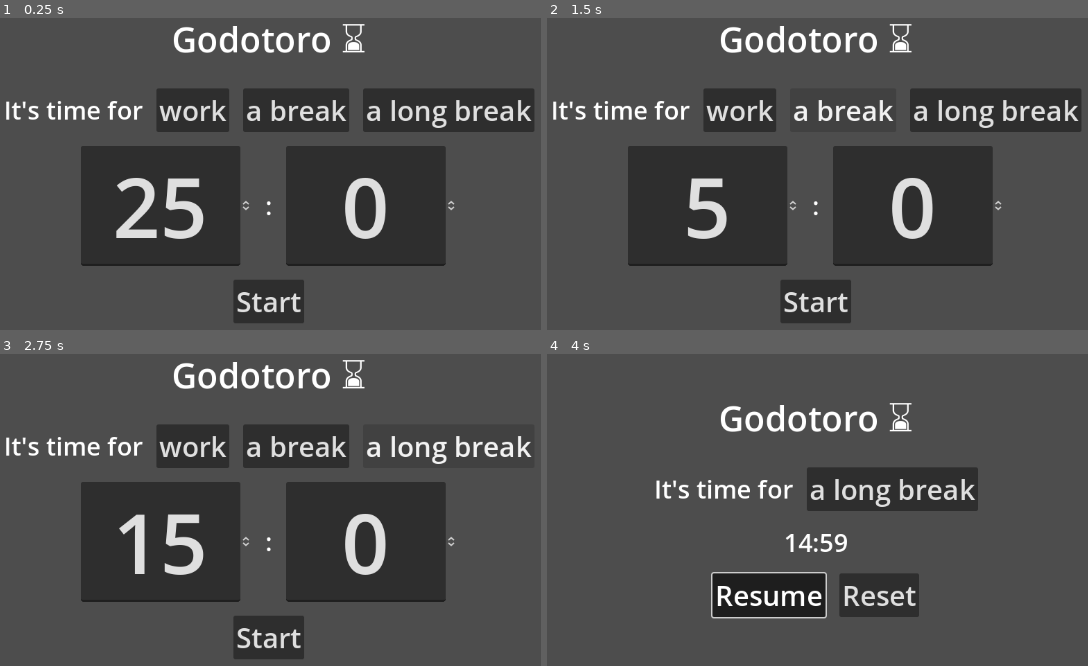
Above: before the commit, frames 1-4 (two rows, left to right).
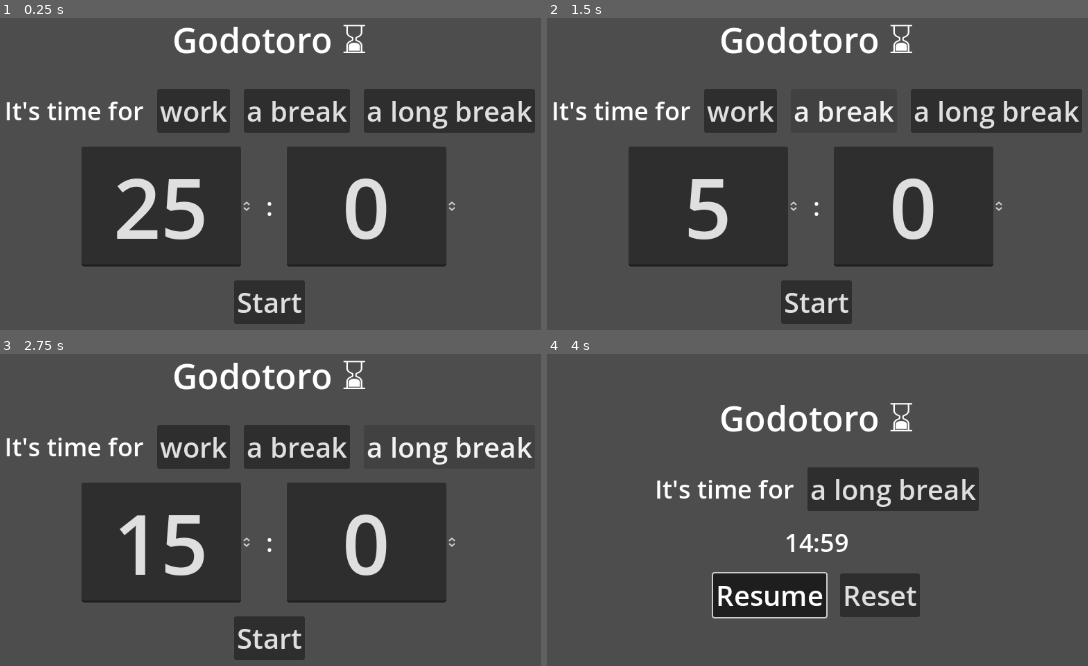
Above: after the commit, the same moments.

Repository: philnewberryls/godotoro
Game: Godot game, scene res://main.tscn
The game is run twice, just before and just after one commit, with the same random seed, the same clock (stepped at 60 frames per second) and the same inputs.
Inputs:
- Up to frame 1 (0.25 s): no input
- Up to frame 2 (1.5 s): click "work" at 0.5 s; click "a break" at 1.25 s
- Up to frame 3 (2.75 s): click "a long break" at 2 s
- Up to frame 4 (4 s): click "Start" at 2.75 s; click "Pause" at 3.5 s

The runs differ from the first frame. In frame 1, 4.0% of the frame differs, in the area x 1-99%, y 1-98%; in frame 2, 3.7%; in frame 3, 3.8%; in frame 4, 2.4%.

Commit message:
Changing structure so the interface works in isolation before moving onto settings and the like

Diff:
--- a/main.gd
+++ /dev/null
@@ -1,40 +0,0 @@
-extends Node
-
-@export var timer_interface: TimerInterface
-@export var active_timer: Timer
-@export var audio_player: AudioStreamPlayer
-
-
-func _ready():
-	timer_interface.new_timer_start_requested.connect(_start_timer)
-	timer_interface.timer_pause_requested.connect(_pause_timer)
-	timer_interface.timer_resume_requested.connect(_resume_timer)
-	timer_interface.timer_reset_requested.connect(_reset_timer)
-	timer_interface.reset_setup_fields()
-
-
-func _process(_delta):
-	if not active_timer.is_stopped():
-		timer_interface.update_timer_display(active_timer.time_left)
-
-
-func _on_active_timer_timeout():
-	audio_player.play(0.0)
-	timer_interface.announce_timer_finished()
-
-
-func _start_timer(mins: int, secs: int):
-	var time_to_run_in_seconds: int = (mins * 60) + secs
-	active_timer.start(time_to_run_in_seconds)
-
-
-func _pause_timer():
-	active_timer.paused = true
-
-
-func _resume_timer():
-	active_timer.paused = false
-
-
-func _reset_timer():
-	active_timer.stop()
--- a/main.tscn
+++ b/main.tscn
@@ -1,28 +1,7 @@
-[gd_scene load_steps=5 format=3 uid="uid://bnev4unm2korg"]
+[gd_scene load_steps=2 format=3 uid="uid://bnev4unm2korg"]
 
 [ext_resource type="PackedScene" uid="uid://2vnv4xunc3cg" path="res://timer_interface/timer_interface.tscn" id="1_7e28v"]
-[ext_resource type="Script" path="res://main.gd" id="1_cjkyw"]
-[ext_resource type="AudioStream" uid="uid://cllsbeklaabnb" path="res://timer_interface/audio/131348__kaonaya__bell-at-daitokuji-templekyoto.wav" id="2_r1qil"]
 
-[sub_resource type="GDScript" id="GDScript_gwbyo"]
-script/source = "extends AudioStreamPlayer
-
-
-"
-
-[node name="main" type="Node" node_paths=PackedStringArray("timer_interface", "active_timer", "audio_player")]
-script = ExtResource("1_cjkyw")
-timer_interface = NodePath("TimerInterface")
-active_timer = NodePath("ActiveTimer")
-audio_player = NodePath("AudioPlayer")
+[node name="main" type="Node"]
 
 [node name="TimerInterface" parent="." instance=ExtResource("1_7e28v")]
-
-[node name="ActiveTimer" type="Timer" parent="."]
-one_shot = true
-
-[node name="AudioPlayer" type="AudioStreamPlayer" parent="."]
-stream = ExtResource("2_r1qil")
-script = SubResource("GDScript_gwbyo")
-
-[connection signal="timeout" from="ActiveTimer" to="." method="_on_active_timer_timeout"]
--- /dev/null
+++ b/timer_interface/gui.gd
@@ -0,0 +1,123 @@
+extends CenterContainer
+class_name TimerInterfaceGUI
+
+
+enum button_display_states{
+	TIMER_READY,
+	TIMER_IN_PROGRESS
+}
+
+enum mode_states{
+	WORK,
+	SHORT_BREAK,
+	LONG_BREAK
+}
+
+signal new_timer_start_requested()
+signal timer_pause_requested()
+signal timer_resume_requested()
+signal timer_reset_requested()
+signal mode_change_requested()
+
+@export var timer_stopped_buttons: HBoxContainer
+@export var timer_in_progress_buttons: HBoxContainer
+@export var timer_setup_fields: HBoxContainer
+@export var timer_setup_minutes: SpinBox
+@export var timer_setup_seconds: SpinBox
+@export var timer_display: Label
+
+var default_work_time_seconds: int = 60 * 25
+var default_short_break_time_seconds: int = 60 * 5
+var default_long_break_seconds: int = 60 * 15
+var current_mode: mode_states = mode_states.WORK
+
+
+func _ready():
+	for mode_button in get_tree().get_nodes_in_group("mode_buttons"):
+		mode_button.mode_change_requested.connect(_on_mode_button_mode_change_requested)
+
+
+func _on_start_button_button_up():
+	new_timer_start_requested.emit(timer_setup_minutes.value, timer_setup_seconds.value)
+	_switch_displayed_buttons(button_display_states.TIMER_IN_PROGRESS)
+
+
+func _on_pause_resume_button_timer_pause_requested():
+	timer_pause_requested.emit()
+
+
+func _on_pause_resume_button_timer_resume_requested():
+	timer_resume_requested.emit()
+
+
+func _on_reset_timer_button_button_up():
+	timer_reset_requested.emit()
+	_switch_displayed_buttons(button_display_states.TIMER_READY)
+	reset_setup_fields()
+
+
+func _on_mode_button_mode_change_requested(mode_name: String):
+	mode_change_requested.emit(mode_name)
+	if mode_name.to_lower().contains("work"):
+		current_mode = mode_states.WORK
+	elif mode_name.to_lower().contains("short"):
+		current_mode = mode_states.SHORT_BREAK
+	elif mode_name.to_lower().contains("long"):
+		current_mode = mode_states.LONG_BREAK
+	else:
+		printerr("Invalid mode name given!")
+	reset_setup_fields()
+
+
+func _convert_float_to_clock_display(time_to_convert: float) -> String:
+	var seconds_total: int = floor(time_to_convert)
+	var minutes_left: int = floor(seconds_total / 60)
+	var seconds_left: int = int(seconds_total) - (minutes_left * 60)
+	var minutes_string: String = str(minutes_left)
+	var seconds_string: String = str("%0*d" % [2, seconds_left]) # Adds extra 0 if less than 10
+	var result: String = str(minutes_string + ":" + seconds_string)
+	return result
+
+
+func _switch_displayed_buttons(state_to_switch_to: button_display_states):
+	match state_to_switch_to:
+		button_display_states.TIMER_READY:
+			timer_in_progress_buttons.hide()
+			timer_display.hide()
+			timer_stopped_buttons.show()
+			timer_setup_fields.show()
+			get_tree().call_group("mode_buttons", "show")
+		button_display_states.TIMER_IN_PROGRESS:
+			timer_stopped_buttons.hide()
+			timer_setup_fields.hide()
+			timer_in_progress_buttons.show()
+			timer_display.show()
+			get_tree().call_group("mode_buttons", "hide_if_inactive")
+
+		_:
+			printerr("Invalid state switch request given!")
+
+
+
+func update_setup_fields(time_total_in_seconds: float):
+	var time_total: int = floor(time_total_in_seconds)
+	timer_setup_minutes.value = time_total / 60
+	timer_setup_seconds.value = time_total - (timer_setup_minutes.value * 60)
+
+
+func update_timer_display(time_left: float):
+	var time_to_display = _convert_float_to_clock_display(time_left)
+	timer_display.text = time_to_display
+
+
+func announce_timer_finished():
+	pass
+
+func reset_setup_fields():
+	match current_mode:
+		mode_states.WORK:
+			update_setup_fields(default_work_time_seconds)
+		mode_states.SHORT_BREAK:
+			update_setup_fields(default_short_break_time_seconds)
+		mode_states.LONG_BREAK:
+			update_setup_fields(default_long_break_seconds)
--- a/timer_interface/timer_interface.gd
+++ b/timer_interface/timer_interface.gd
@@ -1,123 +1,40 @@
-extends CenterContainer
-class_name TimerInterface
+extends Node
 
-
-enum button_display_states{
-	TIMER_READY,
-	TIMER_IN_PROGRESS
-}
-
-enum mode_states{
-	WORK,
-	SHORT_BREAK,
-	LONG_BREAK
-}
-
-signal new_timer_start_requested()
-signal timer_pause_requested()
-signal timer_resume_requested()
-signal timer_reset_requested()
-signal mode_change_requested()
-
-@export var timer_stopped_buttons: HBoxContainer
-@export var timer_in_progress_buttons: HBoxContainer
-@export var timer_setup_fields: HBoxContainer
-@export var timer_setup_minutes: SpinBox
-@export var timer_setup_seconds: SpinBox
-@export var timer_display: Label
-
-var default_work_time_seconds: int = 60 * 25
-var default_short_break_time_seconds: int = 60 * 5
-var default_long_break_seconds: int = 60 * 15
-var current_mode: mode_states = mode_states.WORK
+@export var gui: TimerInterfaceGUI
+@export var active_timer: Timer
+@export var audio_player: AudioStreamPlayer
 
 
 func _ready():
-	for mode_button in get_tree().get_nodes_in_group("mode_buttons"):
-		mode_button.mode_change_requested.connect(_on_mode_button_mode_change_requested)
+	gui.new_timer_start_requested.connect(_start_timer)
+	gui.timer_pause_requested.connect(_pause_timer)
+	gui.timer_resume_requested.connect(_resume_timer)
+	gui.timer_reset_requested.connect(_reset_timer)
+	gui.reset_setup_fields()
 
 
-func _on_start_button_button_up():
-	new_timer_start_requested.emit(timer_setup_minutes.value, timer_setup_seconds.value)
-	_switch_displayed_buttons(button_display_states.TIMER_IN_PROGRESS)
+func _process(_delta):
+	if not active_timer.is_stopped():
+		gui.update_timer_display(active_timer.time_left)
 
 
-func _on_pause_resume_button_timer_pause_requested():
-	timer_pause_requested.emit()
+func _on_active_timer_timeout():
+	audio_player.play(0.0)
+	gui.announce_timer_finished()
 
 
-func _on_pause_resume_button_timer_resume_requested():
-	timer_resume_requested.emit()
+func _start_timer(mins: int, secs: int):
+	var time_to_run_in_seconds: int = (mins * 60) + secs
+	active_timer.start(time_to_run_in_seconds)
 
 
-func _on_reset_timer_button_button_up():
-	timer_reset_requested.emit()
-	_switch_displayed_buttons(button_display_states.TIMER_READY)
-	reset_setup_fields()
+func _pause_timer():
+	active_timer.paused = true
 
 
-func _on_mode_button_mode_change_requested(mode_name: String):
-	mode_change_requested.emit(mode_name)
-	if mode_name.to_lower().contains("work"):
-		current_mode = mode_states.WORK
-	elif mode_name.to_lower().contains("short"):
-		current_mode = mode_states.SHORT_BREAK
-	elif mode_name.to_lower().contains("long"):
-		current_mode = mode_states.LONG_BREAK
-	else:
-		printerr("Invalid mode name given!")
-	reset_setup_fields()
+func _resume_timer():
+	active_timer.paused = false
 
 
-func _convert_float_to_clock_display(time_to_convert: float) -> String:
-	var seconds_total: int = floor(time_to_convert)
-	var minutes_left: int = floor(seconds_total / 60)
-	var seconds_left: int = int(seconds_total) - (minutes_left * 60)
-	var minutes_string: String = str(minutes_left)
-	var seconds_string: String = str("%0*d" % [2, seconds_left]) # Adds extra 0 if less than 10
-	var result: String = str(minutes_string + ":" + seconds_string)
-	return result
-
-
-func _switch_displayed_buttons(state_to_switch_to: button_display_states):
-	match state_to_switch_to:
-		button_display_states.TIMER_READY:
-			timer_in_progress_buttons.hide()
-			timer_display.hide()
-			timer_stopped_buttons.show()
-			timer_setup_fields.show()
-			get_tree().call_group("mode_buttons", "show")
-		button_display_states.TIMER_IN_PROGRESS:
-			timer_stopped_buttons.hide()
-			timer_setup_fields.hide()
-			timer_in_progress_buttons.show()
-			timer_display.show()
-			get_tree().call_group("mode_buttons", "hide_if_inactive")
-
-		_:
-			printerr("Invalid state switch request given!")
-
-
-
-func update_setup_fields(time_total_in_seconds: float):
-	var time_total: int = floor(time_total_in_seconds)
-	timer_setup_minutes.value = time_total / 60
-	timer_setup_seconds.value = time_total - (timer_setup_minutes.value * 60)
-
-
-func update_timer_display(time_left: float):
-	var time_to_display = _convert_float_to_clock_display(time_left)
-	timer_display.text = time_to_display
-
-
-func announce_timer_finished():
-	pass
-
-func reset_setup_fields():
-	match current_mode:
-		mode_states.WORK:
-			update_setup_fields(default_work_time_seconds)
-		mode_states.SHORT_BREAK:
-			update_setup_fields(default_short_break_time_seconds)
-		mode_states.LONG_BREAK:
-			update_setup_fields(default_long_break_seconds)
+func _reset_timer():
+	active_timer.stop()
--- a/timer_interface/timer_interface.tscn
+++ b/timer_interface/timer_interface.tscn
@@ -1,18 +1,50 @@
-[gd_scene load_steps=5 format=3 uid="uid://2vnv4xunc3cg"]
+[gd_scene load_steps=8 format=3 uid="uid://2vnv4xunc3cg"]
 
 [ext_resource type="Theme" uid="uid://bvecnc26kw5cj" path="res://timer_interface/timer_interface_theme.tres" id="1_kawb5"]
 [ext_resource type="Script" path="res://timer_interface/timer_interface.gd" id="2_2vjti"]
+[ext_resource type="Script" path="res://timer_interface/gui.gd" id="2_kbg0o"]
 [ext_resource type="Script" path="res://timer_interface/ModeButton.gd" id="3_2xlqj"]
 [ext_resource type="Script" path="res://timer_interface/PauseResumeButton.gd" id="3_autak"]
+[ext_resource type="AudioStream" uid="uid://cllsbeklaabnb" path="res://timer_interface/audio/131348__kaonaya__bell-at-daitokuji-templekyoto.wav" id="5_gc1de"]
 
-[node name="TimerInterface" type="CenterContainer" node_paths=PackedStringArray("timer_stopped_buttons", "timer_in_progress_buttons", "timer_setup_fields", "timer_setup_minutes", "timer_setup_seconds", "timer_display")]
+[sub_resource type="GDScript" id="GDScript_78x87"]
+script/source = "extends AudioStreamPlayer
+
+
+"
+
+[node name="TimerInterface" type="Control" node_paths=PackedStringArray("gui", "active_timer", "audio_player")]
+layout_mode = 3
 anchors_preset = 15
 anchor_right = 1.0
 anchor_bottom = 1.0
 grow_horizontal = 2
 grow_vertical = 2
+script = ExtResource("2_2vjti")
+gui = NodePath("GUI")
+active_timer = NodePath("ActiveTimer")
+audio_player = NodePath("AudioPlayer")
+
+[node name="ActiveTimer" type="Timer" parent="."]
+one_shot = true
+
+[node name="AudioPlayer" type="AudioStreamPlayer" parent="."]
+stream = ExtResource("5_gc1de")
+script = SubResource("GDScript_78x87")
+
+[node name="GUI" type="CenterContainer" parent="." node_paths=PackedStringArray("timer_stopped_buttons", "timer_in_progress_buttons", "timer_setup_fields", "timer_setup_minutes", "timer_setup_seconds", "timer_display")]
+layout_mode = 1
+anchors_preset = 15
+anchor_right = 1.0
+anchor_bottom = 1.0
+offset_left = -348.5
+offset_top = -202.5
+offset_right = 348.5
+offset_bottom = 202.5
+grow_horizontal = 2
+grow_vertical = 2
 theme = ExtResource("1_kawb5")
-script = ExtResource("2_2vjti")
+script = ExtResource("2_kbg0o")
 timer_stopped_buttons = NodePath("VBoxContainer/ReadyButtons")
 timer_in_progress_buttons = NodePath("VBoxContainer/InProgressButtons")
 timer_setup_fields = NodePath("VBoxContainer/TimerSetupFields")
@@ -20,24 +52,24 @@
 timer_setup_seconds = NodePath("VBoxContainer/TimerSetupFields/Seconds")
 timer_display = NodePath("VBoxContainer/InProgressTimeDisplay")
 
-[node name="VBoxContainer" type="VBoxContainer" parent="."]
+[node name="VBoxContainer" type="VBoxContainer" parent="GUI"]
 layout_mode = 2
 
-[node name="Header" type="Label" parent="VBoxContainer"]
+[node name="Header" type="Label" parent="GUI/VBoxContainer"]
 layout_mode = 2
 theme_type_variation = &"HeaderLarge"
 text = "Godotoro ⌛"
 horizontal_alignment = 1
 
-[node name="ModeButtons" type="HBoxContainer" parent="VBoxContainer"]
+[node name="ModeButtons" type="HBoxContainer" parent="GUI/VBoxContainer"]
 layout_mode = 2
 alignment = 1
 
-[node name="Label" type="Label" parent="VBoxContainer/ModeButtons"]
+[node name="Label" type="Label" parent="GUI/VBoxContainer/ModeButtons"]
 layout_mode = 2
 text = "It's time for"
 
-[node name="WorkModeButton" type="Button" parent="VBoxContainer/ModeButtons" groups=["mode_buttons"]]
+[node name="WorkModeButton" type="Button" parent="GUI/VBoxContainer/ModeButtons" groups=["mode_buttons"]]
 layout_mode = 2
 focus_mode = 0
 theme_type_variation = &"ActiveMode"
@@ -45,73 +77,73 @@
 script = ExtResource("3_2xlqj")
 is_active_mode = true
 
-[node name="ShortBreakModeButton" type="Button" parent="VBoxContainer/ModeButtons" groups=["mode_buttons"]]
+[node name="ShortBreakModeButton" type="Button" parent="GUI/VBoxContainer/ModeButtons" groups=["mode_buttons"]]
 layout_mode = 2
 focus_mode = 0
 theme_type_variation = &"InactiveMode"
 text = "a break"
 script = ExtResource("3_2xlqj")
 
-[node name="LongBreakModeButton" type="Button" parent="VBoxContainer/ModeButtons" groups=["mode_buttons"]]
+[node name="LongBreakModeButton" type="Button" parent="GUI/VBoxContainer/ModeButtons" groups=["mode_buttons"]]
 layout_mode = 2
 focus_mode = 0
 theme_type_variation = &"InactiveMode"
 text = "a long break"
 script = ExtResource("3_2xlqj")
 
-[node name="TimerSetupFields" type="HBoxContainer" parent="VBoxContainer"]
+[node name="TimerSetupFields" type="HBoxContainer" parent="GUI/VBoxContainer"]
 layout_mode = 2
 alignment = 1
 
-[node name="Minutes" type="SpinBox" parent="VBoxContainer/TimerSetupFields"]
+[node name="Minutes" type="SpinBox" parent="GUI/VBoxContainer/TimerSetupFields"]
 layout_mode = 2
 max_value = 60.0
 alignment = 1
 select_all_on_focus = true
 
-[node name="Seperator" type="Label" parent="VBoxContainer/TimerSetupFields"]
+[node name="Seperator" type="Label" parent="GUI/VBoxContainer/TimerSetupFields"]
 layout_mode = 2
 theme_type_variation = &"TimeDisplay"
 text = ":"
 
-[node name="Seconds" type="SpinBox" parent="VBoxContainer/TimerSetupFields"]
+[node name="Seconds" type="SpinBox" parent="GUI/VBoxContainer/TimerSetupFields"]
 layout_mode = 2
 max_value = 60.0
 alignment = 1
 select_all_on_focus = true
 
-[node name="InProgressTimeDisplay" type="Label" parent="VBoxContainer"]
+[node name="InProgressTimeDisplay" type="Label" parent="GUI/VBoxContainer"]
 visible = false
 layout_mode = 2
 theme_type_variation = &"TimeDisplay"
 text = "25:00"
 horizontal_alignment = 1
 
-[node name="ReadyButtons" type="HBoxContainer" parent="VBoxContainer"]
+[node name="ReadyButtons" type="HBoxContainer" parent="GUI/VBoxContainer"]
 layout_mode = 2
 alignment = 1
 
-[node name="StartButton" type="Button" parent="VBoxContainer/ReadyButtons"]
+[node name="StartButton" type="Button" parent="GUI/VBoxContainer/ReadyButtons"]
 layout_mode = 2
 text = "Start"
 
-[node name="InProgressButtons" type="HBoxContainer" parent="VBoxContainer"]
+[node name="InProgressButtons" type="HBoxContainer" parent="GUI/VBoxContainer"]
 visible = false
 layout_mode = 2
 alignment = 1
 
-[node name="PauseResumeButton" type="Button" parent="VBoxContainer/InProgressButtons"]
+[node name="PauseResumeButton" type="Button" parent="GUI/VBoxContainer/InProgressButtons"]
 layout_mode = 2
 toggle_mode = true
 text = "Pause"
 script = ExtResource("3_autak")
 
-[node name="ResetTimerButton" type="Button" parent="VBoxContainer/InProgressButtons"]
+[node name="ResetTimerButton" type="Button" parent="GUI/VBoxContainer/InProgressButtons"]
 layout_mode = 2
 text = "Reset"
 
-[connection signal="button_up" from="VBoxContainer/ReadyButtons/StartButton" to="." method="_on_start_button_button_up"]
-[connection signal="timer_pause_requested" from="VBoxContainer/InProgressButtons/PauseResumeButton" to="." method="_on_pause_resume_button_timer_pause_requested"]
-[connection signal="timer_resume_requested" from="VBoxContainer/InProgressButtons/PauseResumeButton" to="." method="_on_pause_resume_button_timer_resume_requested"]
-[connection signal="toggled" from="VBoxContainer/InProgressButtons/PauseResumeButton" to="VBoxContainer/InProgressButtons/PauseResumeButton" method="_on_toggled"]
-[connection signal="button_up" from="VBoxContainer/InProgressButtons/ResetTimerButton" to="." method="_on_reset_timer_button_button_up"]
+[connection signal="button_up" from="GUI/VBoxContainer/ReadyButtons/StartButton" to="GUI" method="_on_start_button_button_up"]
+[connection signal="timer_pause_requested" from="GUI/VBoxContainer/InProgressButtons/PauseResumeButton" to="GUI" method="_on_pause_resume_button_timer_pause_requested"]
+[connection signal="timer_resume_requested" from="GUI/VBoxContainer/InProgressButtons/PauseResumeButton" to="GUI" method="_on_pause_resume_button_timer_resume_requested"]
+[connection signal="toggled" from="GUI/VBoxContainer/InProgressButtons/PauseResumeButton" to="GUI/VBoxContainer/InProgressButtons/PauseResumeButton" method="_on_toggled"]
+[connection signal="button_up" from="GUI/VBoxContainer/InProgressButtons/ResetTimerButton" to="GUI" method="_on_reset_timer_button_button_up"]
